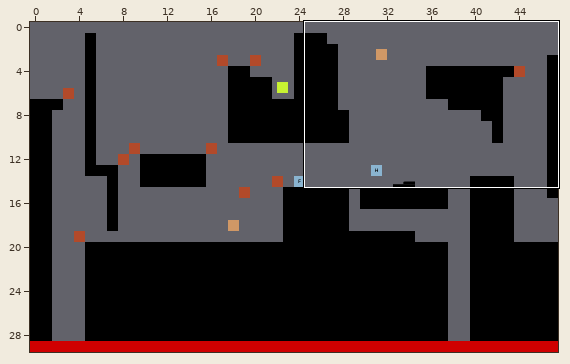
An edit to a level. Tiled map, maps/level_02.tmx. The picture above shows the old version from afar; the outline marks the close-up.
Close-up. Before the edit:
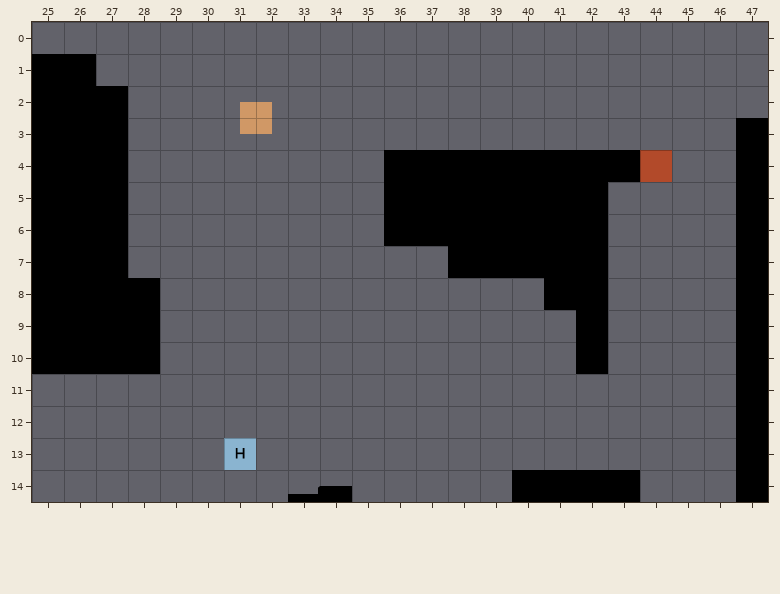
Cells are 64x64 px. Shown: x 25..47, y 0..14. The commit also changed other parts of the map, which this record leaves out.
After:
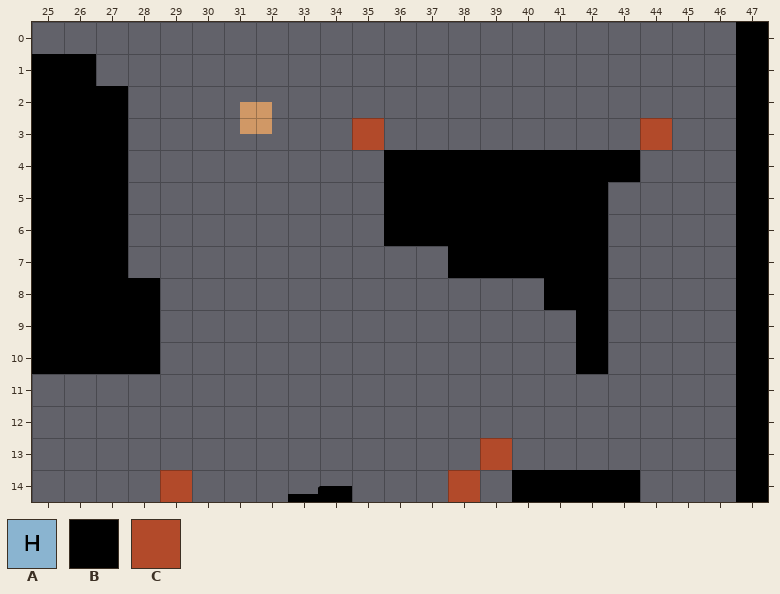
Key: from "tileset": A 56, B 78, C 81.
_ is an empty cell.
Objects are placed by their top-left corner, in cells (3,4 is the top-left corner of cell 3,4); size is 1x1 cell unless given.
Changes in this commit:
Layer "layer_limits":
Tile C now appears in row 3 at x 35 and 44; in row 13 at x 39; in row 14 at x 29 and 38.
The author cleared tile C in row 4 at x 44.
Layer "layer_platforms":
Tile B now appears in rows 0 to 2 at x 47.
Layer "SpawnHog":
Object A at 31,13 moves outside this view.
